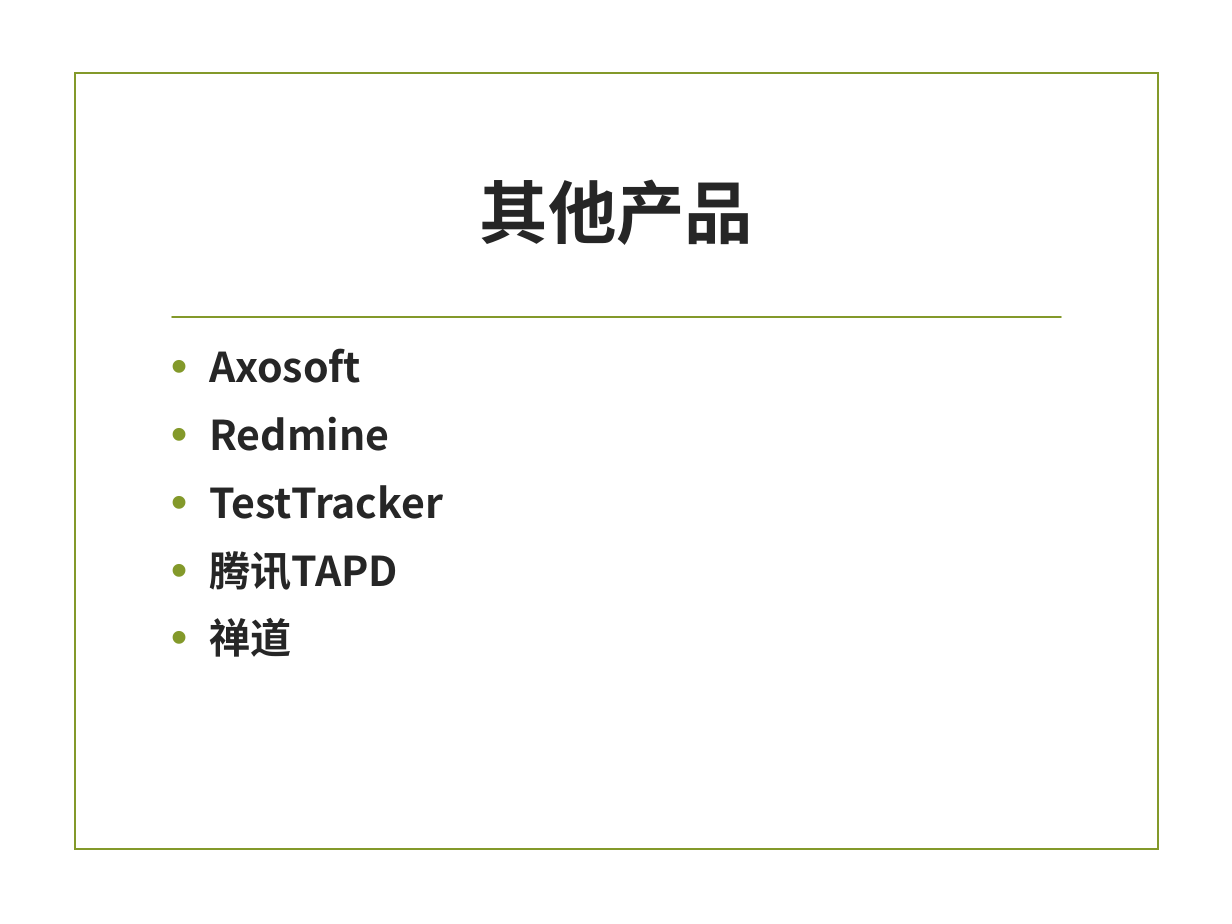
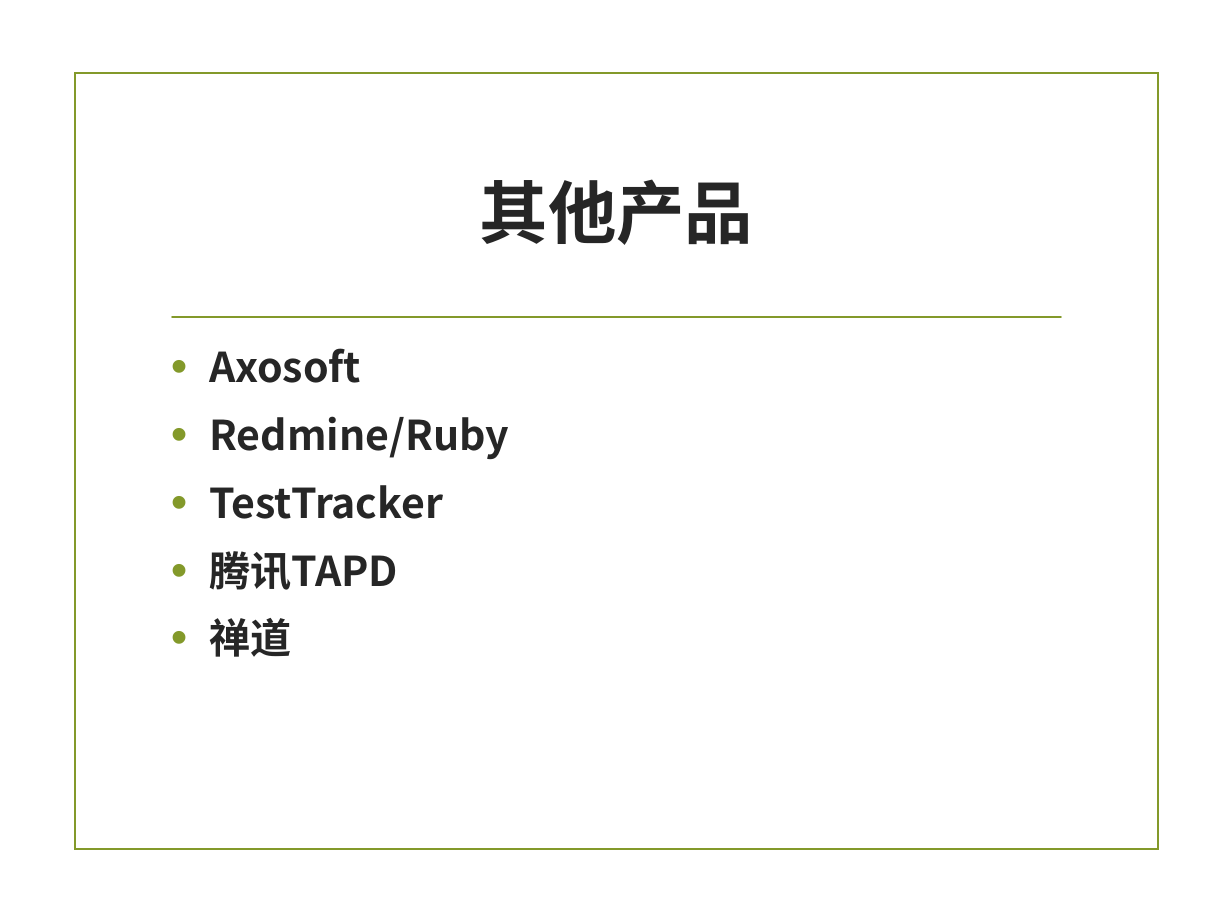
Before and after one commit to zuoshenghuang/curriculum, a slide deck: slide 30 of software/Ch_3_rules.pptx. Drawn at 1232x924 pixels with LibreOffice and Linux fonts; fonts in the diff are those of the drawing; background and template pictures are left out. Boxes give left, top, right and bottom in pixels: in the first picture for what was removed or moved away, otherwise in the second. Text is boxed around its words. In the diff, an @@ line names an element or a change of style, - is before the commit and + after.

```diff
--- a/software/Ch_3_rules.pptx
+++ b/software/Ch_3_rules.pptx
@@ text at <box>209,416,509,459</box>: text changed @@
-• Redmine
+• Redmine/Ruby
```
Also in this commit, not shown: 7 other slides changed, 2 slides added, 2 slides removed, 5 other files.
